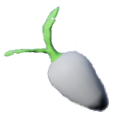
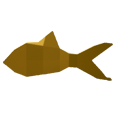
Layered file, before and after one edit (115x115). Changes by layer:
added layer "레이어 23" above "레이어 1 복사 3" over [3, 31, 113, 81]
hid "레이어 1 복사 3" over [3, 6, 109, 113]
